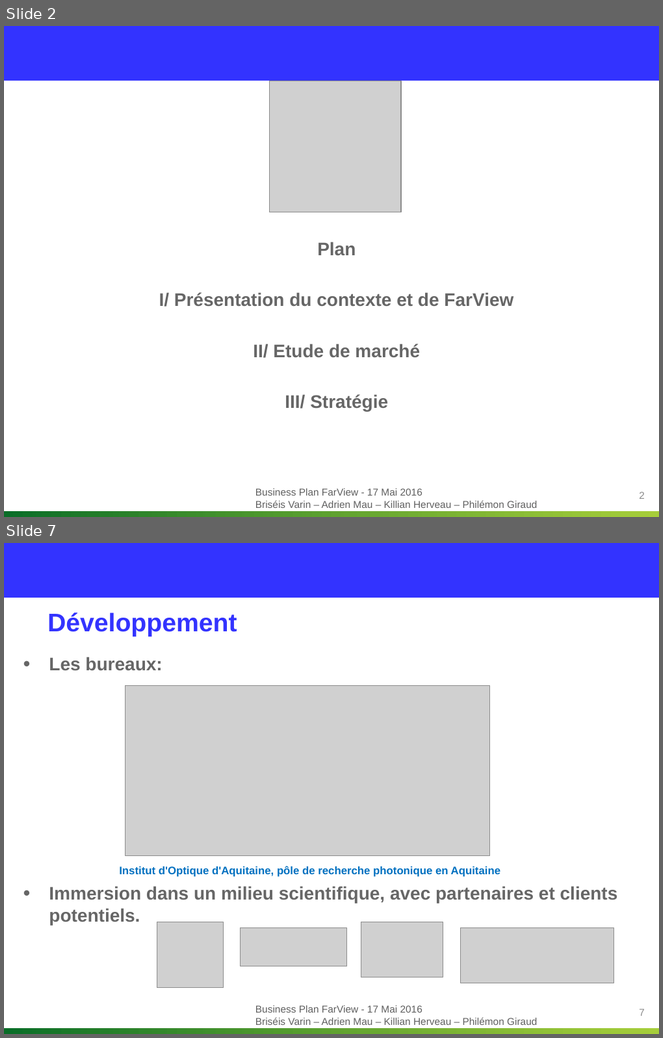
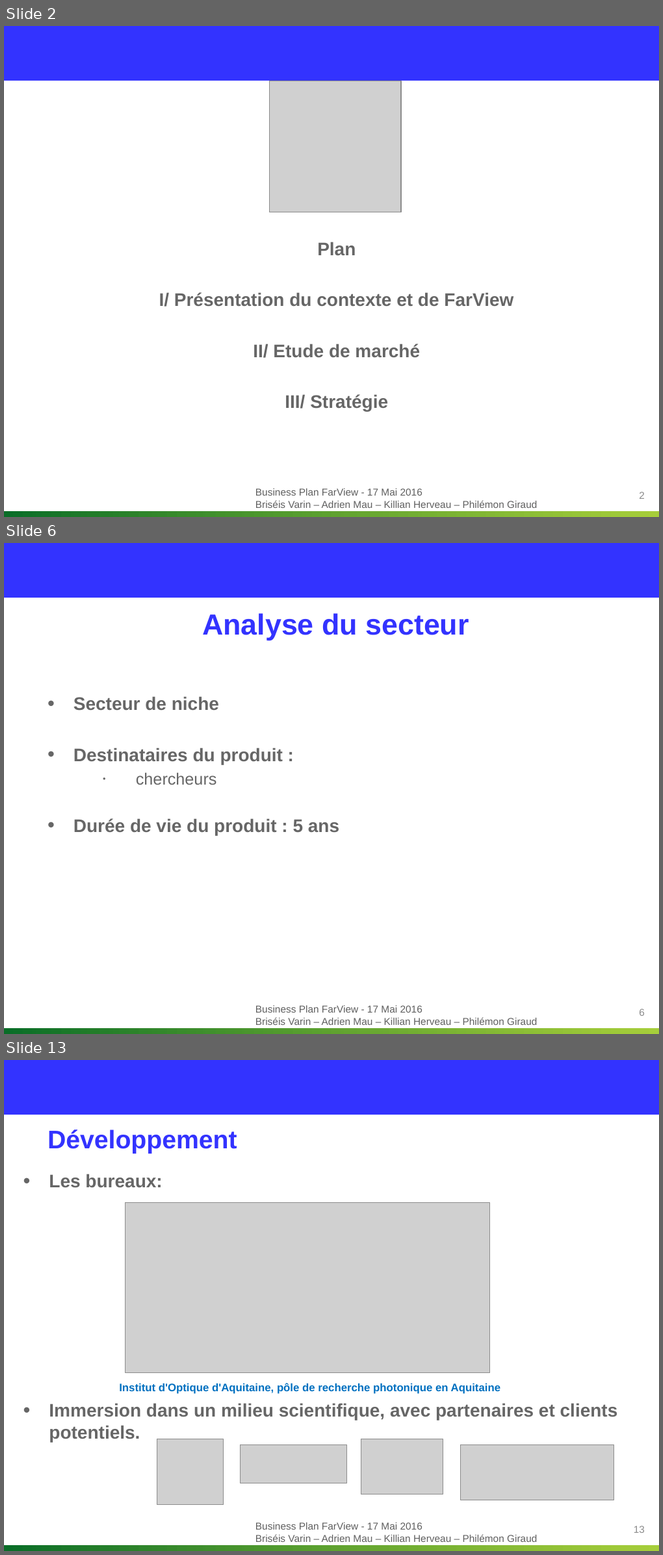
Before and after one commit to Killian-Herveau/PIMS, a slide deck: OppAffaire/Présentation orale/Partie Philémon.pptx. Shown one above the other, each under a label of ours: slides 2 and 7 before the commit, slides 2, 6 and 13 after it; the slides between them are not shown. The pictures are 663x1038 and 663x1555 pixels, drawn with LibreOffice and Linux fonts; fonts in the diff are those of the drawing; grey boxes stand for pictures; background and template pictures are left out. Boxes give left, top, right and bottom in pixels: in the first picture for what was removed or moved away, otherwise in the second. Text is boxed around its words. In the diff, an @@ line names an element or a change of style, - is before the commit and + after.

```diff
--- a/OppAffaire/Présentation orale/Partie Philémon.pptx
+++ b/OppAffaire/Présentation orale/Partie Philémon.pptx
@@ slide 6 added at [4, 543, 659, 1034], background #FFFFFF; not listed: 3 template elements that a slide beside it also shows @@
@@ title added at [202, 613, 469, 641], 32 pt, text #3333FF, bold @@
+Analyse du secteur
@@ text added at [74, 696, 339, 835], 20 pt, text #666666, bold @@
+• Secteur de niche
+• Destinataires du produit :
+  • chercheurs
+• Durée de vie du produit : 5 ans
@@ page number added at [639, 1009, 645, 1016], 11 pt, text #8C8C8C @@
+6
@@ what was slide 7 is now slide 13 @@
@@ page number at [634, 1526, 645, 1533]: text changed @@
-7
+13
```
Also in this commit, not shown: 4 slides changed, 7 other slides added, 2 slides removed.
